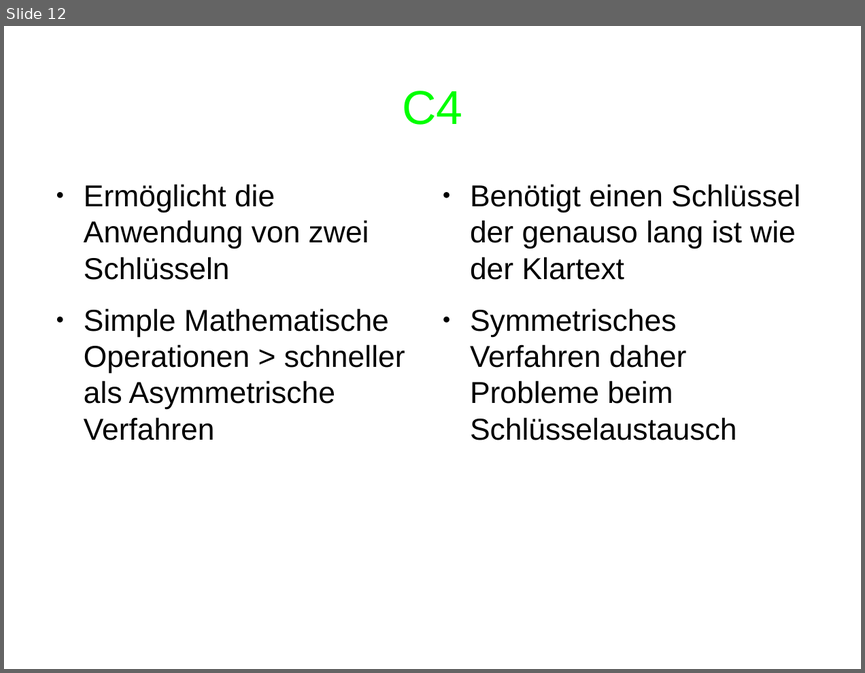
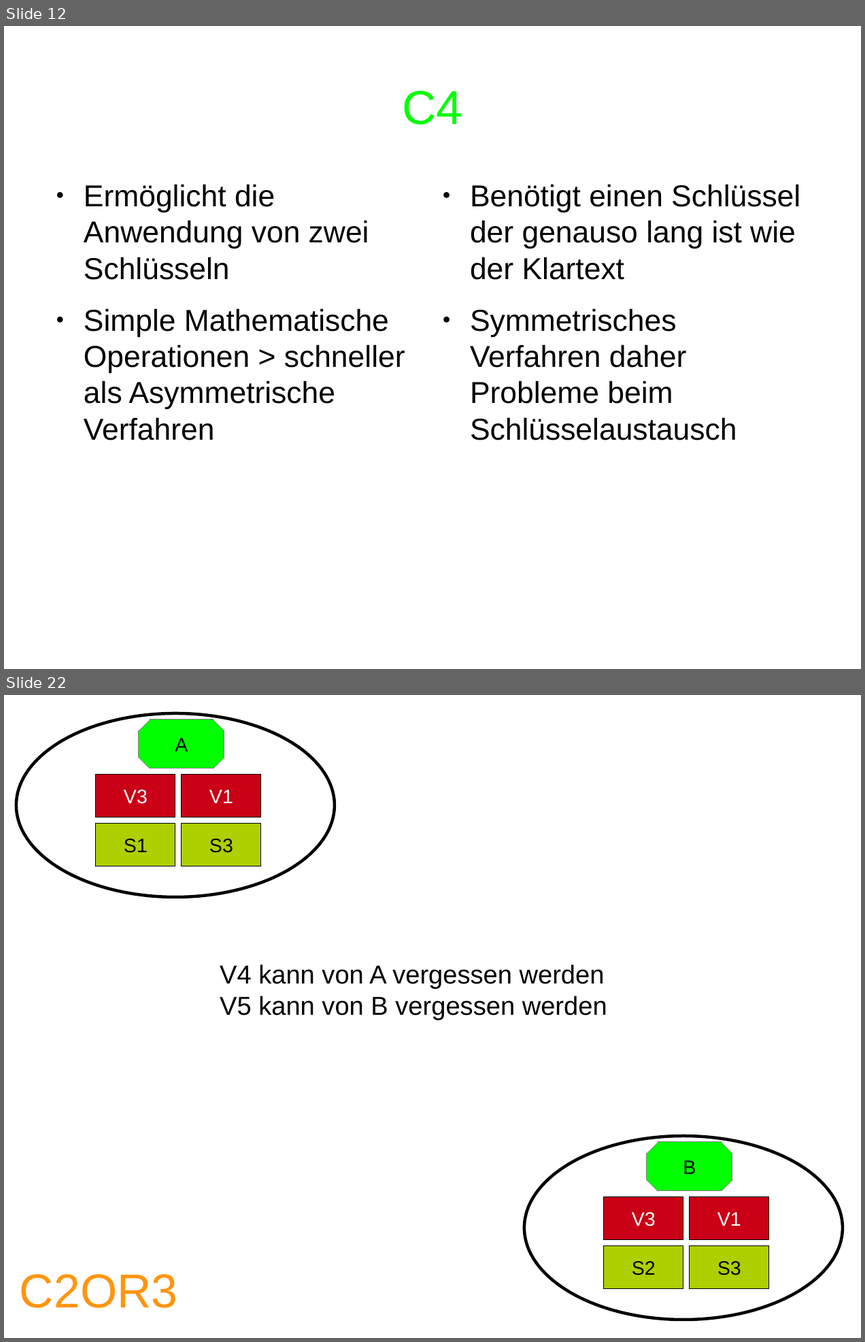
Before and after one commit to dodonator/cube, a slide deck: Vortrag/vortrag.odp. Shown one above the other, each under a label of ours: slide 12 before the commit, slides 12 and 22 after it; the slides between them are not shown. The pictures are 865x673 and 865x1342 pixels, drawn with LibreOffice and Linux fonts; fonts in the diff are those of the drawing. Boxes give left, top, right and bottom in pixels: in the first picture for what was removed or moved away, otherwise in the second. Text is boxed around its words. In the diff, an @@ line names an element or a change of style, - is before the commit and + after.

```diff
--- a/Vortrag/vortrag.odp
+++ b/Vortrag/vortrag.odp
@@ slide 22 added at <box>4,695,861,1338</box>, background #FFFFFF @@
@@ ellipse added at <box>16,713,334,897</box>, outline #000000 2.83 pt @@
@@ octagon added at <box>139,719,224,768</box>, fill #00FF00, outline #808080 0 pt, 18 pt, text #000000 @@
+A
@@ rectangle added at <box>96,775,175,817</box>, fill #C90016, outline #000000 0 pt, 18 pt, text #FFFFFF @@
+V3
@@ rectangle added at <box>181,775,260,817</box>, fill #C90016, outline #000000 0 pt, 18 pt, text #FFFFFF @@
+V1
@@ rectangle added at <box>96,824,175,866</box>, fill #AECF00, outline #000000 0 pt, 18 pt, text #000000 @@
+S1
@@ rectangle added at <box>181,824,260,866</box>, fill #AECF00, outline #000000 0 pt, 18 pt, text #000000 @@
+S3
@@ text added at <box>220,964,607,1020</box>, 24 pt, text #000000 @@
+V4 kann von A vergessen werden
+V5 kann von B vergessen werden
@@ ellipse added at <box>524,1136,842,1319</box>, outline #000000 2.83 pt @@
@@ octagon added at <box>647,1142,732,1191</box>, fill #00FF00, outline #808080 0 pt, 18 pt, text #000000 @@
+B
@@ rectangle added at <box>604,1198,683,1240</box>, fill #C90016, outline #000000 0 pt, 18 pt, text #FFFFFF @@
+V3
@@ rectangle added at <box>689,1198,769,1240</box>, fill #C90016, outline #000000 0 pt, 18 pt, text #FFFFFF @@
+V1
@@ rectangle added at <box>604,1246,683,1289</box>, fill #AECF00, outline #000000 0 pt, 18 pt, text #000000 @@
+S2
@@ rectangle added at <box>689,1246,769,1289</box>, fill #AECF00, outline #000000 0 pt, 18 pt, text #000000 @@
+S3
@@ text added at <box>20,1274,178,1308</box>, 44 pt, text #FF950E @@
+C2OR3
```
Also in this commit, not shown: 3 slides changed, 12 other slides added, 1 other file.
